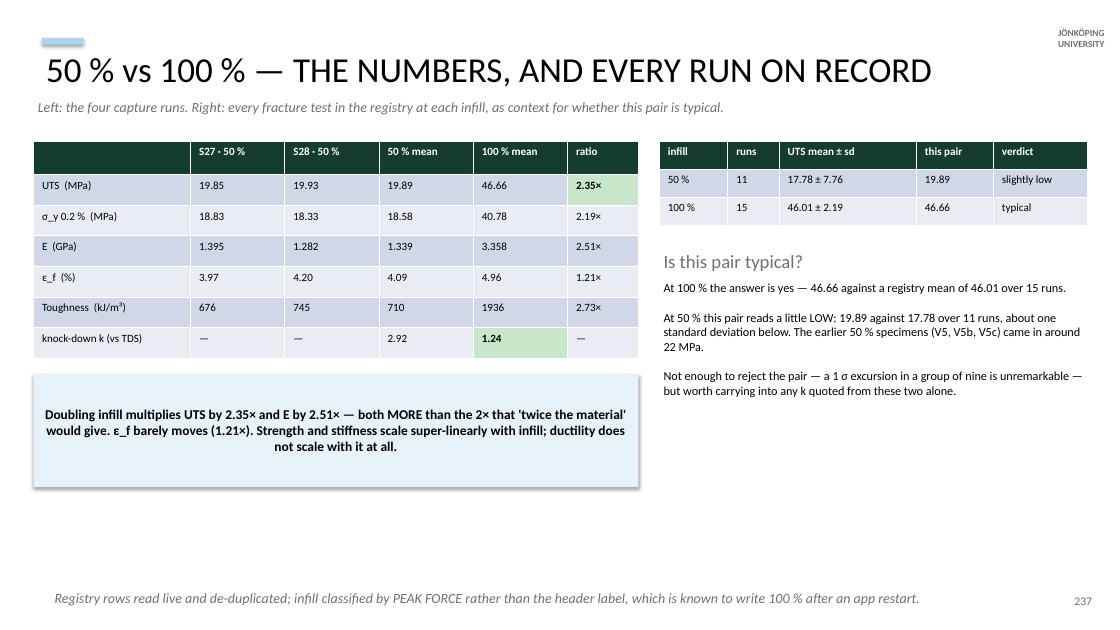
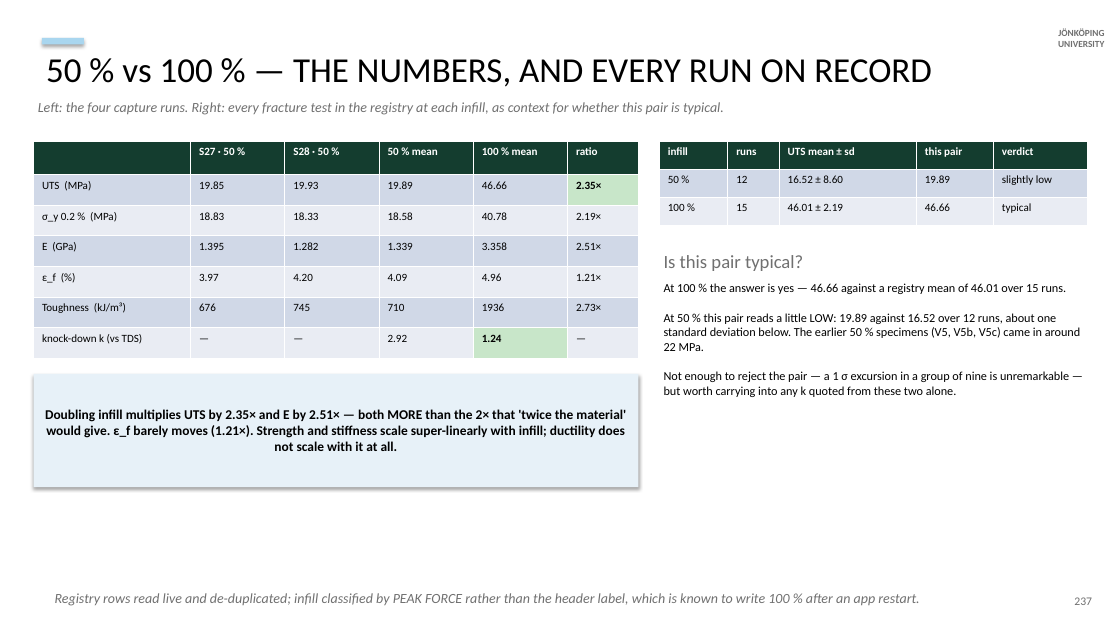
Before and after one commit to cenmir/UTM, a slide deck: slide 97 of documentation/decks/V6a_8_6_20_slides.pptx. Drawn at 1120x630 pixels with LibreOffice and Linux fonts; fonts in the diff are those of the drawing. Boxes give left, top, right and bottom in pixels: in the first picture for what was removed or moved away, otherwise in the second. Text is boxed around its words. In the diff, an @@ line names an element or a change of style, - is before the commit and + after.

```diff
--- a/documentation/decks/V6a_8_6_20_slides.pptx
+++ b/documentation/decks/V6a_8_6_20_slides.pptx
@@ table at box(660, 141, 1088, 225) @@
-row 2, column 2: 11
+row 2, column 2: 12
-row 2, column 3: 17.78 ± 7.76
+row 2, column 3: 16.52 ± 8.60
@@ text at box(664, 283, 1081, 397): text changed @@
-At 100 % the answer is yes — 46.66 against a registry mean of 46.01 over 15 runs.
-At 50 % this pair reads a little LOW: 19.89 against 17.78 over 11 runs, about one standard deviation below. The earlier 50 % specimens (V5, V5b, V5c) came in around 22 MPa.
-Not enough to reject the pair — a 1 σ excursion in a group of nine is unremarkable — but worth carrying into any k quoted from these two alone.
+At 100 % the answer is yes — 46.66 against a registry mean of 46.01 over 15 runs.
+At 50 % this pair reads a little LOW: 19.89 against 16.52 over 12 runs, about one standard deviation below. The earlier 50 % specimens (V5, V5b, V5c) came in around 22 MPa.
+Not enough to reject the pair — a 1 σ excursion in a group of nine is unremarkable — but worth carrying into any k quoted from these two alone.
```
Also in this commit, not shown: 3 other slides changed, 4 slides added, 23 other files.
